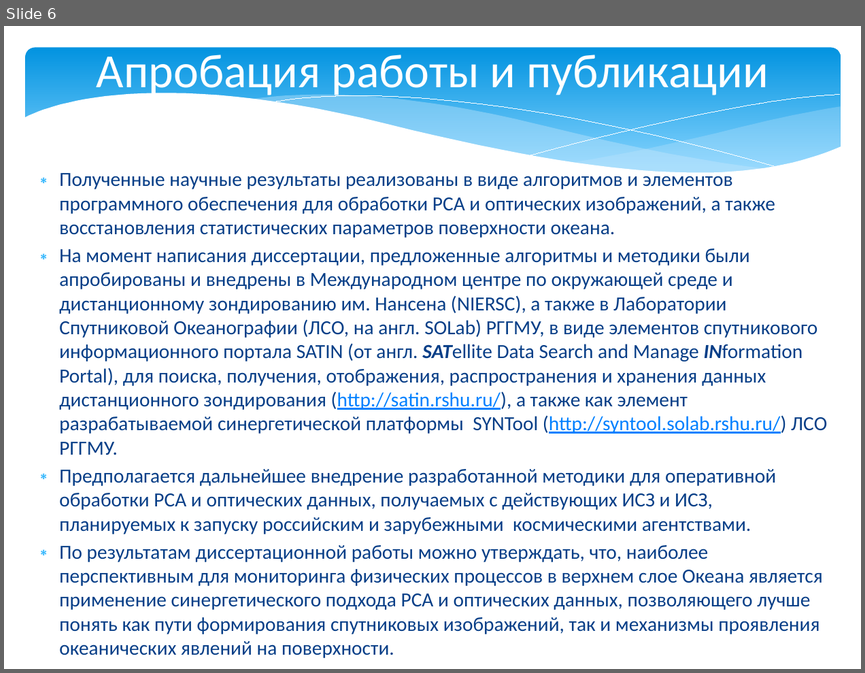
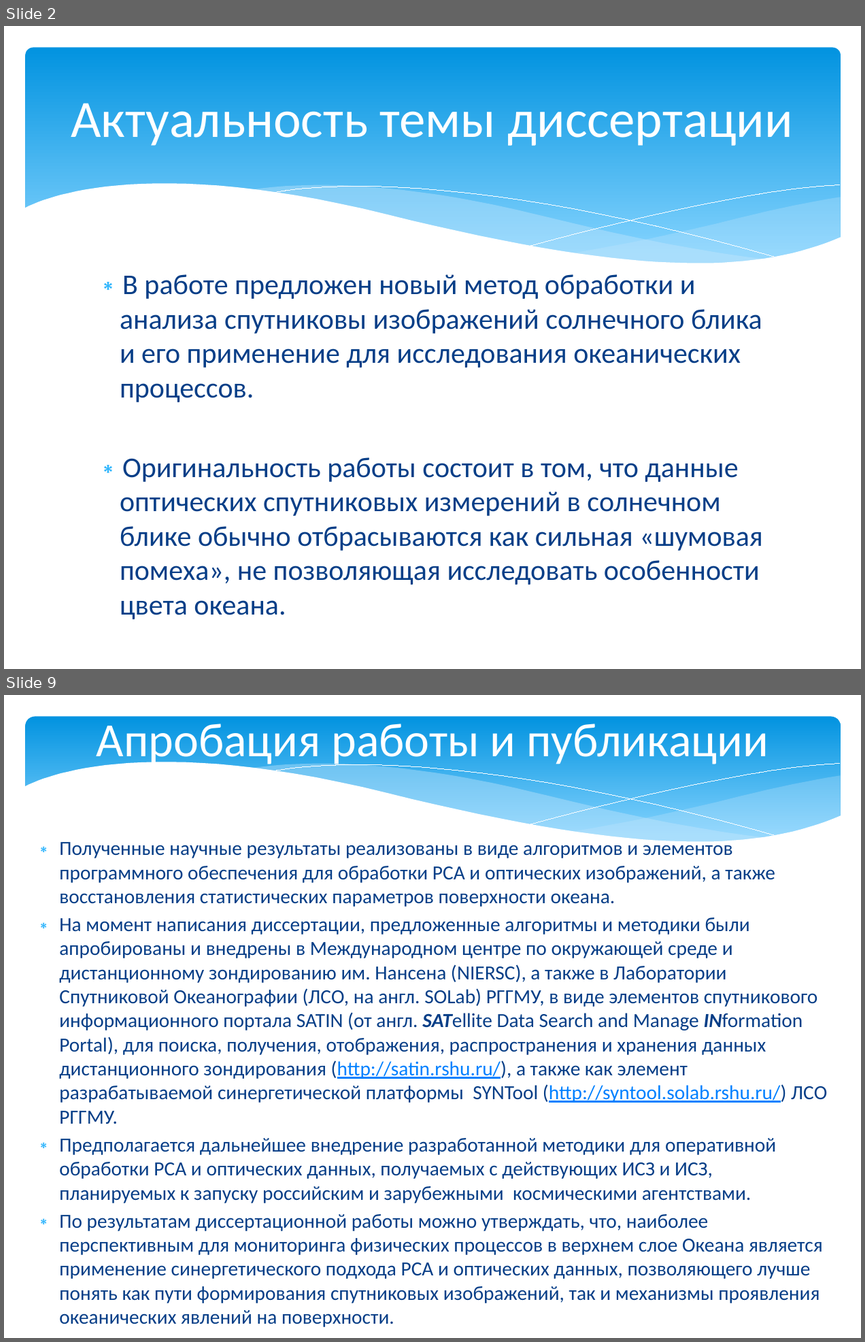
Before and after one commit to magican/Disser, a slide deck: Мясоедов_2014.pptx. Shown one above the other, each under a label of ours: slide 6 before the commit, slides 2 and 9 after it; the slides between them are not shown. The pictures are 865x673 and 865x1342 pixels, drawn with LibreOffice and Linux fonts; fonts in the diff are those of the drawing. Boxes give left, top, right and bottom in pixels: in the first picture for what was removed or moved away, otherwise in the second. Text is boxed around its words. In the diff, an @@ line names an element or a change of style, - is before the commit and + after.

```diff
--- a/Мясоедов_2014.pptx
+++ b/Мясоедов_2014.pptx
@@ slide 2 added at (4,26,861,669), background #FFFFFF @@
@@ rounded rectangle added at (26,48,840,279), fill gradient #0293E0 to #83D3FE @@
@@ title added at (71,103,793,146), 44 pt, text #FFFFFF @@
+Актуальность темы диссертации
@@ group added at (24,184,841,308): 5 freeform shapes @@
@@ text added at (120,274,763,619), 24 pt, text #073E87 @@
+∗ В работе предложен новый метод обработки и анализа спутниковы изображений солнечного блика и его применение для исследования океанических процессов.
+∗ Оригинальность работы состоит в том, что данные оптических спутниковых измерений в солнечном блике обычно отбрасываются как сильная «шумовая помеха», не позволяющая исследовать особенности цвета океана.
@@ what was slide 6 is now slide 9 @@
```
Also in this commit, not shown: 2 slides changed, 5 other slides added, 2 slides removed, 4 other files.
